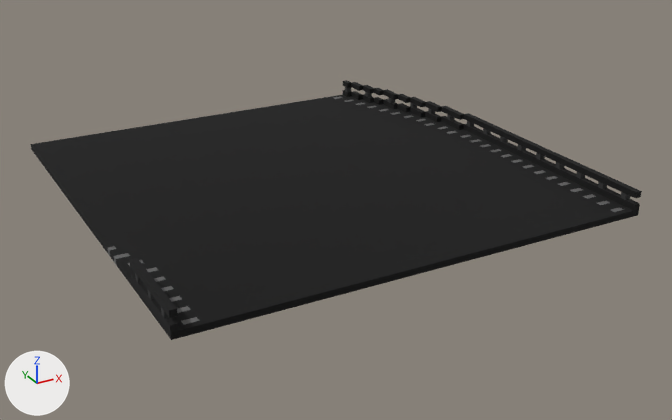
Two versions of the OBJ model Game Dev 2/Assets/Models/Tracks/90_Large/90_Large-2.obj, one commit apart.
The view is the same before and after, from a 50 mm camera at (-66.1, -129.7, 58.2) aimed at (2.7, -4.7, -4.4). The lights are fixed; the arrows at lower left show +X, +Y and +Z. Where no turn or scale is listed for an object, it has been applied to the vertices. Vertices at the same position are counted once.

In view in the first picture: '90_Large-2'.
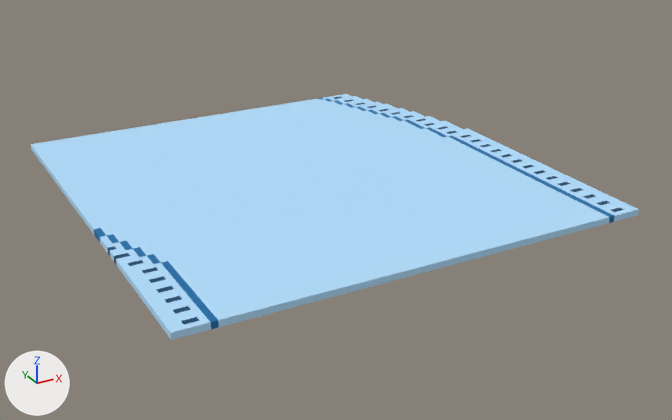
Location of each change, [x1, y1, x2, y2] in pixels of the pictures (672 x 420 px):
```json
{"object": "90_Large-2", "change": "reshaped", "before": [31, 80, 642, 340], "after": [31, 94, 639, 340]}
{"part": 1, "of": "me_90_large_2", "change": "deleted", "before": [324, 80, 642, 222], "on screen": "black"}
{"part": 2, "of": "me_90_large_2", "change": "deleted", "before": [116, 258, 211, 340], "on screen": "black"}
{"part": 3, "of": "me_90_large_2", "change": "surface changed", "before": [31, 96, 624, 339], "after": [31, 96, 624, 339], "on screen": "black to blue"}
```

The change, as JSON lines over the scene's bpy script:
```json
{"block": "me_90_large_2", "where": "# used by ob_90_large_2; location = (0.0, 0.0, 0.0)"}
{"op": "remove", "block": "me_90_large_2", "code": "me_90_large_2.from_pydata(...)  # 677 vertices, 1432 faces; spans x -37.5..37.5, y -37.5..37.5, z 0.0..4.0"}
{"op": "add", "block": "me_90_large_2", "code": "me_90_large_2.from_pydata(...)  # 422 vertices, 840 faces; spans x -37.5..37.5, y -37.5..37.5, z 0.0..1.0"}
{"block": "me_90_large_2", "change": "me_90_large_2 part 1: 216 vertices removed from x 27.5..37.5, y -37.5..37.5, z 1.0..4.0"}
{"block": "me_90_large_2", "change": "me_90_large_2 part 2: 39 vertices removed from x -37.5..-36.5, y -37.5..-22.5, z 1.0..4.0"}
{"block": "me_90_large_2", "change": "me_90_large_2 part 3: 743 kept faces spanning x -37.5..37.5, y -37.5..37.5, z 0.0..1.0 get new texture (UV) coordinates"}
```
